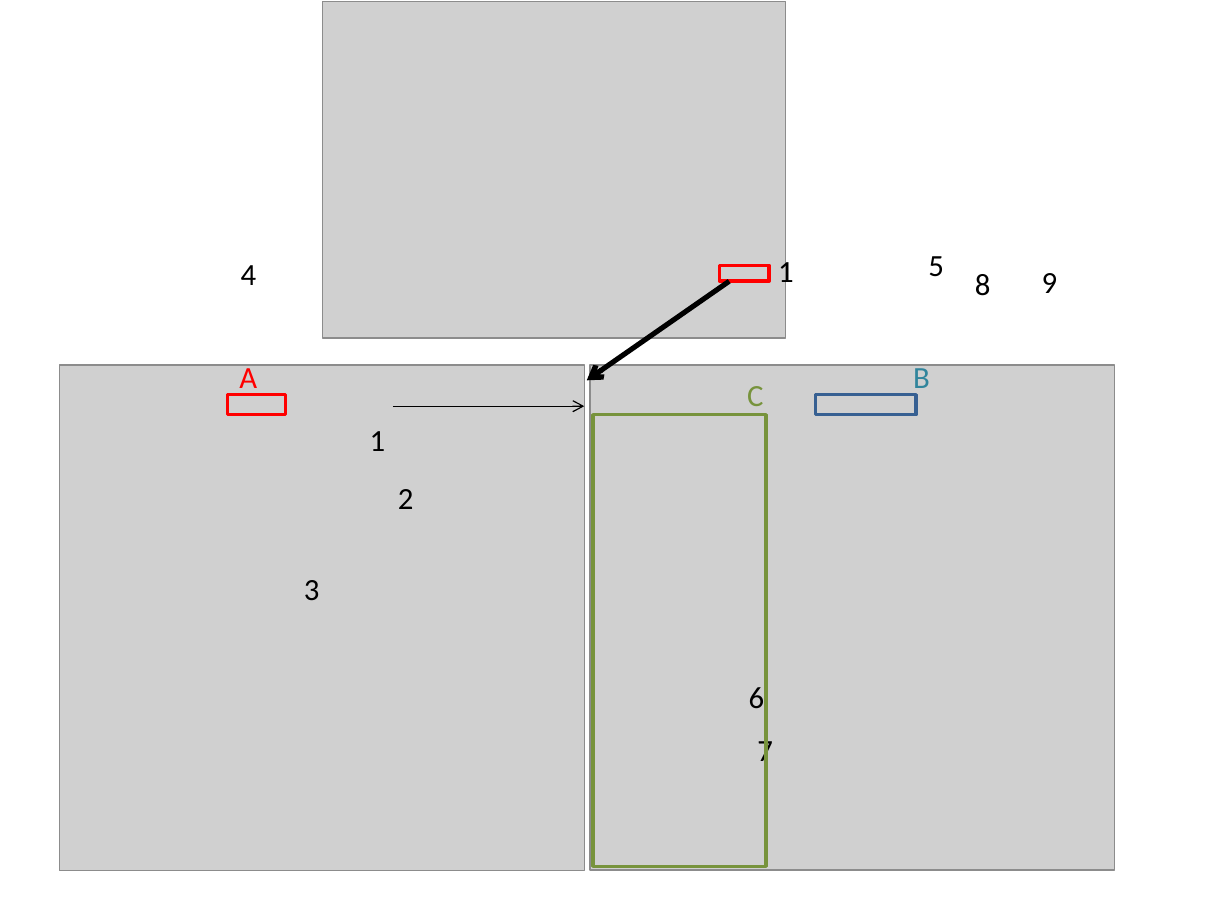
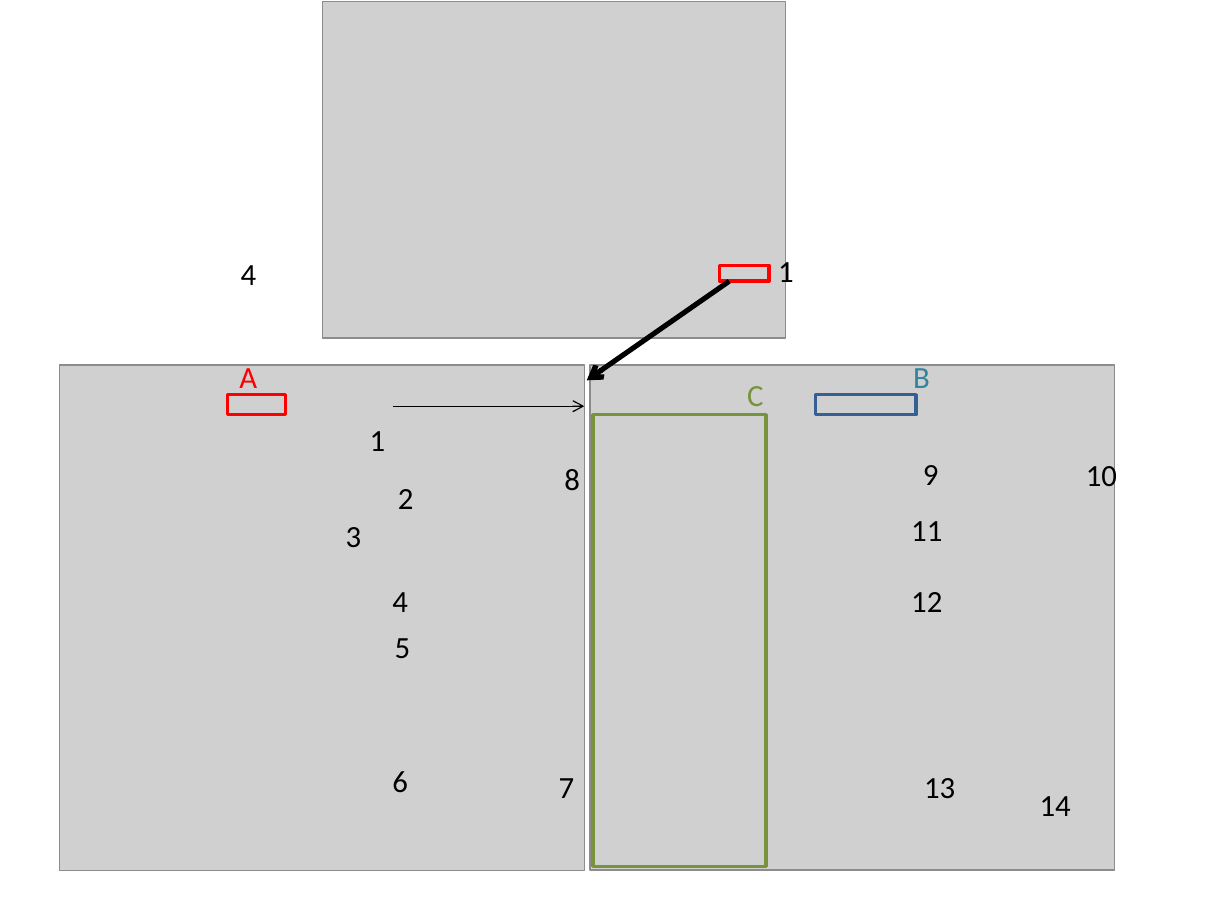
Before and after one commit to DePrettoM/EEGpal, a slide deck: slide 18 of Manuels/picture_EEGpal_manuals.pptx. Drawn at 1232x924 pixels with LibreOffice and Linux fonts; fonts in the diff are those of the drawing; grey boxes stand for pictures. Boxes give left, top, right and bottom in pixels: in the first picture for what was removed or moved away, otherwise in the second. Text is boxed around its words. In the diff, an @@ line names an element or a change of style, - is before the commit and + after.

```diff
--- a/Manuels/picture_EEGpal_manuals.pptx
+++ b/Manuels/picture_EEGpal_manuals.pptx
@@ text "9": place and size @@
-text "9" at bbox=[1042, 273, 1058, 293]
+text "9" at bbox=[923, 465, 939, 485]
@@ text "8": place and size @@
-text "8" at bbox=[975, 274, 991, 296]
+text "8" at bbox=[564, 469, 580, 491]
@@ text added at bbox=[1086, 460, 1117, 494], 18 pt, text #000000 @@
+10
@@ text "3": place and size @@
-text "3" at bbox=[304, 580, 320, 601]
+text "3" at bbox=[346, 527, 362, 548]
@@ text added at bbox=[911, 521, 942, 541], 18 pt, text #000000 @@
+11
@@ text added at bbox=[392, 592, 408, 612], 18 pt, text #000000 @@
+4
@@ text added at bbox=[911, 592, 942, 612], 18 pt, text #000000 @@
+12
@@ text "5": place and size @@
-text "5" at bbox=[928, 256, 944, 277]
+text "5" at bbox=[395, 638, 411, 658]
@@ text "6" rewrapped from bbox=[749, 682, 765, 716] to bbox=[392, 771, 408, 793] @@
@@ text "7" rewrapped from bbox=[757, 735, 773, 769] to bbox=[559, 778, 575, 798] @@
@@ text added at bbox=[924, 778, 955, 799], 18 pt, text #000000 @@
+13
@@ text added at bbox=[1040, 796, 1071, 816], 18 pt, text #000000 @@
+14
```
Also in this commit, not shown: 9 other files.
